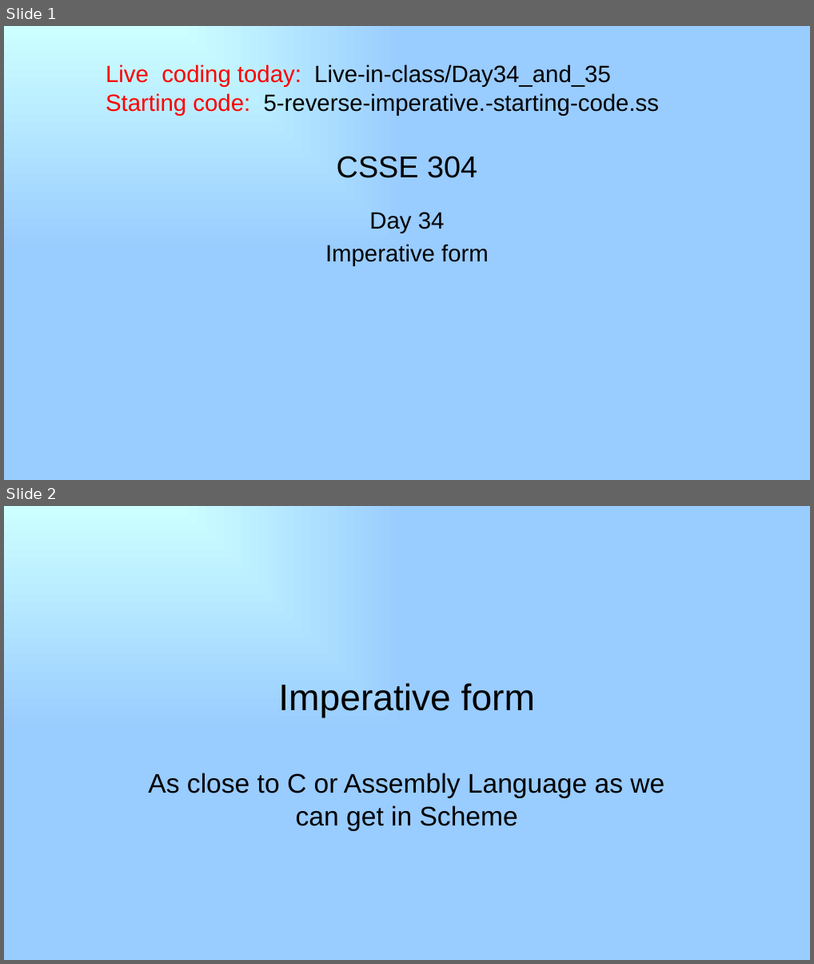
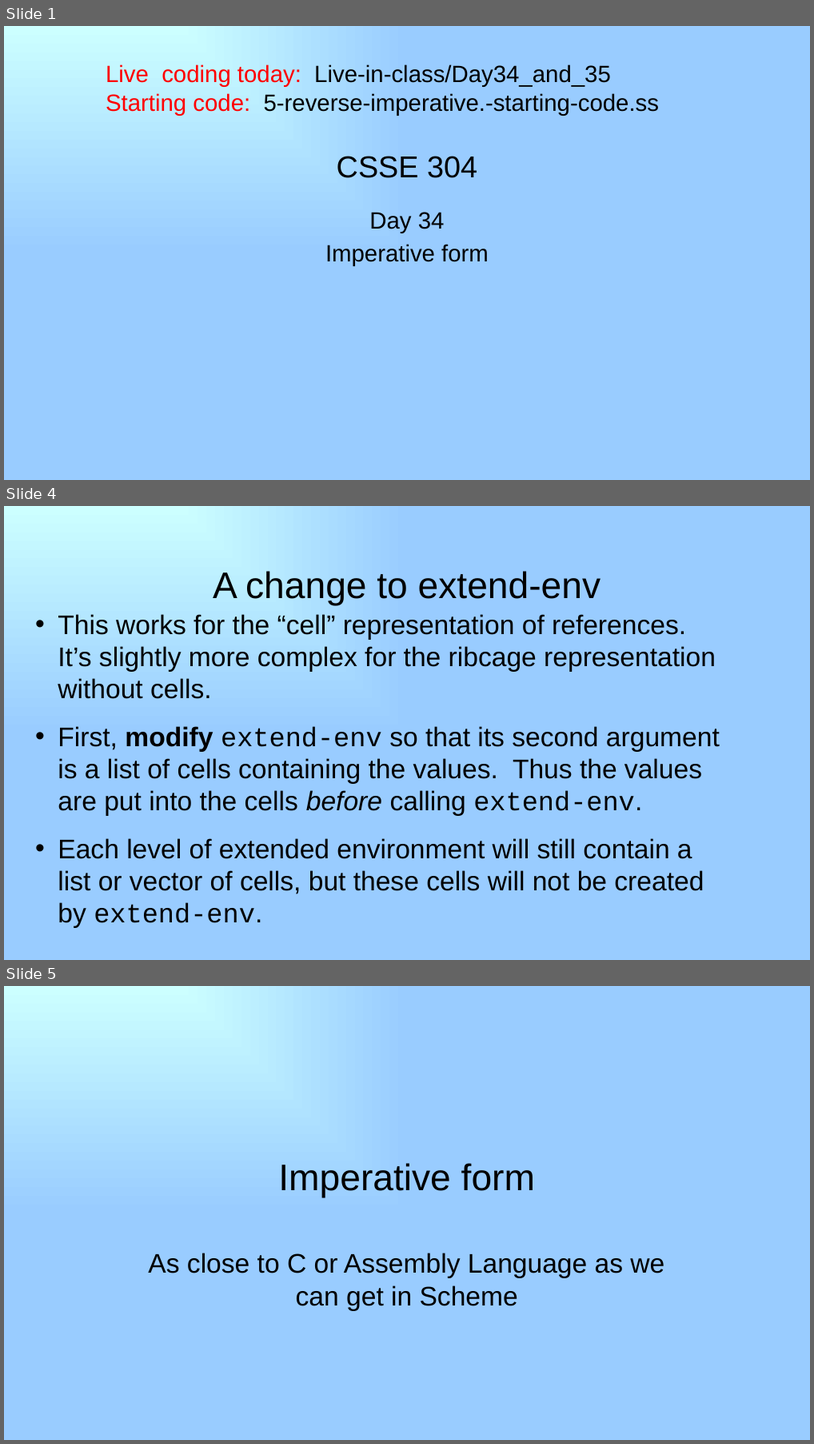
Before and after one commit to RHIT-CSSE/csse304, a slide deck: ClassMaterials/ImperativeForm/34-imperative-form.pptx. Shown one above the other, each under a label of ours: slides 1 and 2 before the commit, slides 1, 4 and 5 after it; the slides between them are not shown. The pictures are 814x964 and 814x1444 pixels, drawn with LibreOffice and Linux fonts; fonts in the diff are those of the drawing. Boxes give left, top, right and bottom in pixels: in the first picture for what was removed or moved away, otherwise in the second. Text is boxed around its words. In the diff, an @@ line names an element or a change of style, - is before the commit and + after.

```diff
--- a/ClassMaterials/ImperativeForm/34-imperative-form.pptx
+++ b/ClassMaterials/ImperativeForm/34-imperative-form.pptx
@@ slide 4 added at [4,506,810,960], background gradient #CCFFFF to #99CCFF @@
@@ title added at [213,571,601,606], 44 pt, text #000000 @@
+A change to extend-env
@@ text added at [58,614,720,928], 32 pt, text #000000 @@
+• This works for the “cell” representation of references. It’s slightly more complex for the ribcage representation without cells.
+• First, modify extend-env so that its second argument is a list of cells containing the values. Thus the values are put into the cells before calling extend-env.
+• Each level of extended environment will still contain a list or vector of cells, but these cells will not be created by extend-env.
@@ what was slide 2 is now slide 5 @@
```
Also in this commit, not shown: 2 other slides added, 2 other files.
